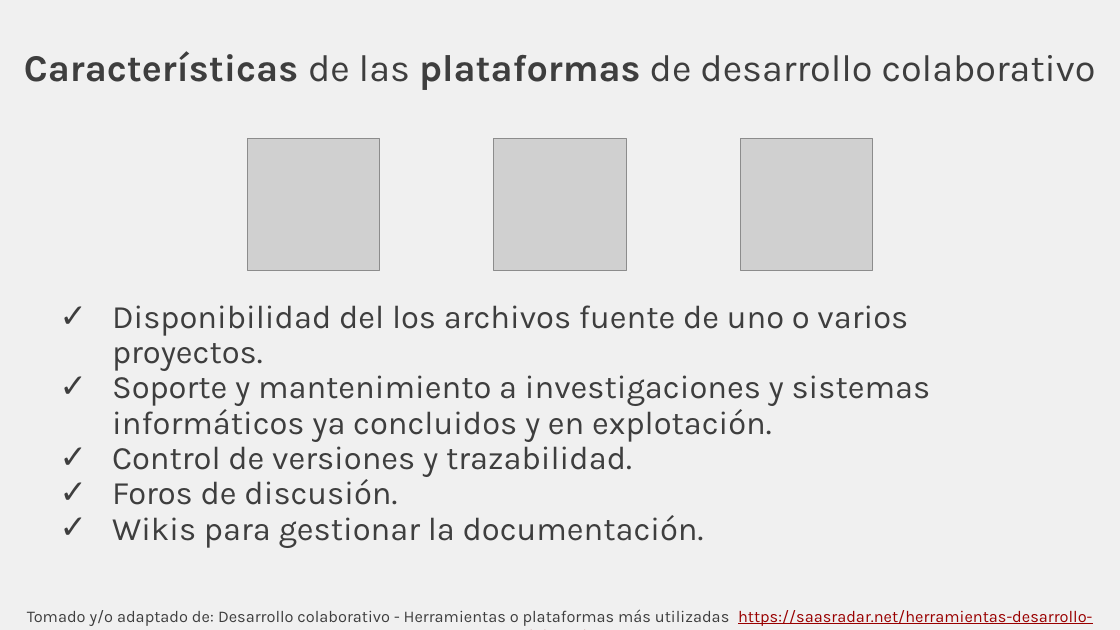
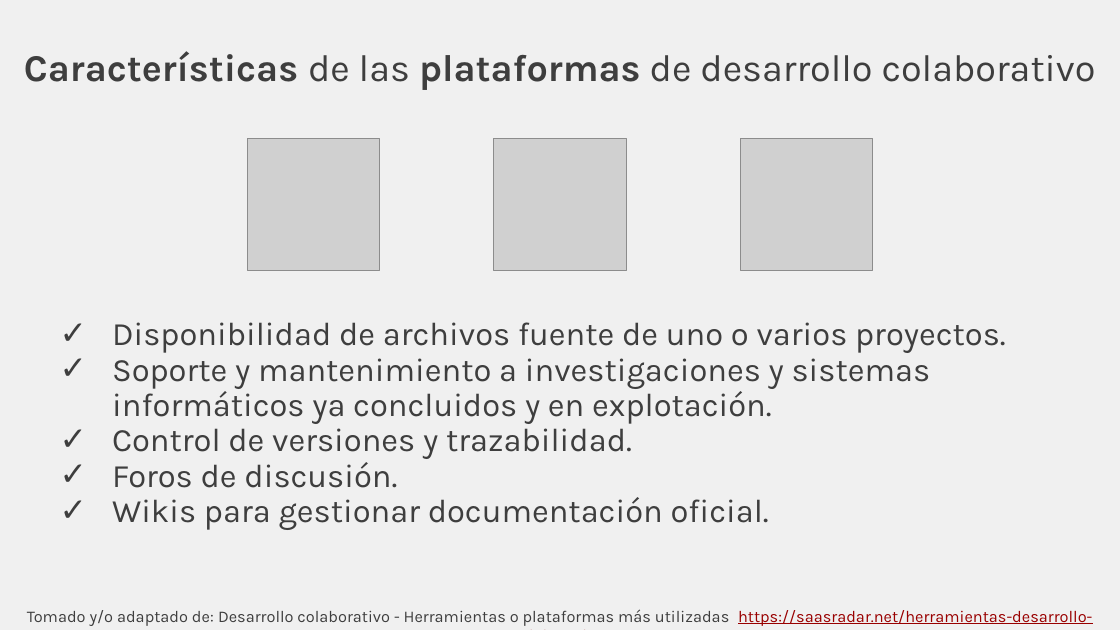
Before and after one commit to rcfdtools/R.TeachingResearchGuide, a slide deck: slide 12 of Section01/Section01.pptx. Drawn at 1120x630 pixels with LibreOffice and Linux fonts; fonts in the diff are those of the drawing; grey boxes stand for pictures. Boxes give left, top, right and bottom in pixels: in the first picture for what was removed or moved away, otherwise in the second. Text is boxed around its words. In the diff, an @@ line names an element or a change of style, - is before the commit and + after.

```diff
--- a/Section01/Section01.pptx
+++ b/Section01/Section01.pptx
@@ text at (112, 322, 1006, 353): text changed @@
-✓ Disponibilidad del los archivos fuente de uno o varios proyectos.
+✓ Disponibilidad de archivos fuente de uno o varios proyectos.
@@ text at (112, 497, 769, 530): text changed @@
-✓ Wikis para gestionar la documentación.
+✓ Wikis para gestionar documentación oficial.
```
Also in this commit, not shown: 1 other slide changed, 4 other files.
